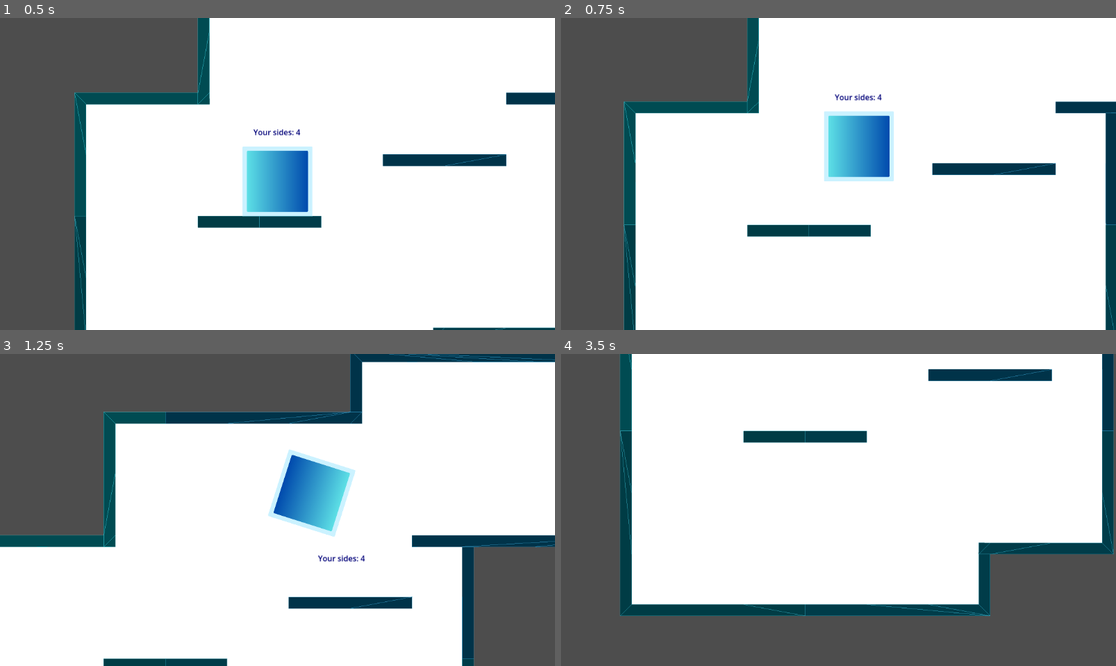
Above: before the commit, frames 1-4 (two rows, left to right).
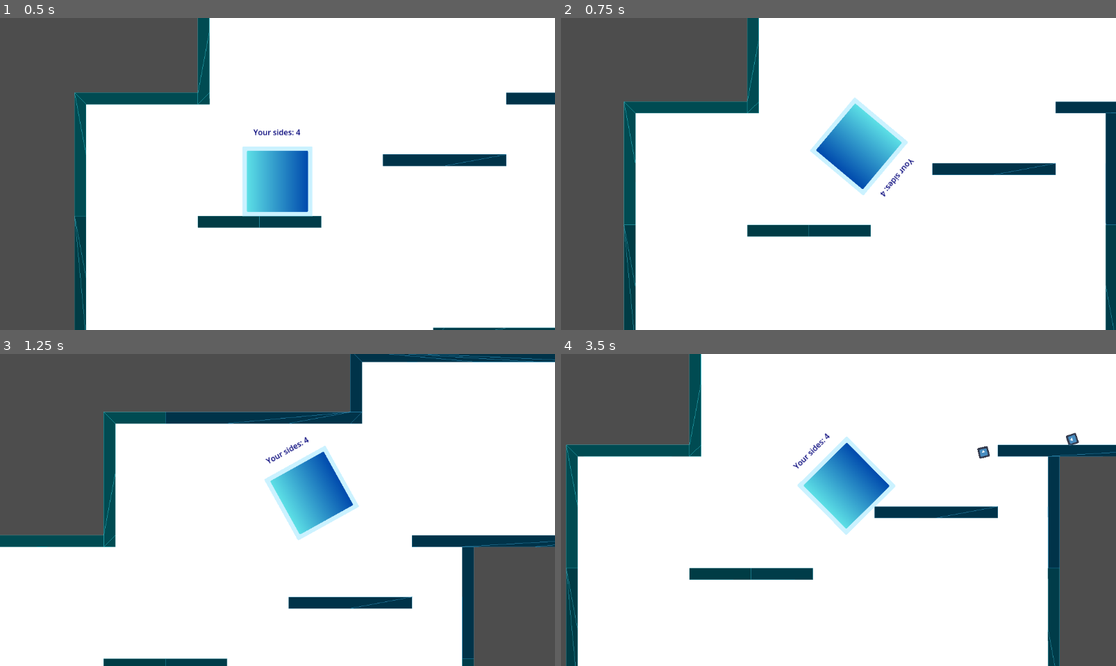
Above: after the commit, the same moments.

Repository: Eldragon126/Shapes
Game: Godot game, scene res://nodes/map.tscn
Two runs of this game, one before a commit and one after it. Both use one fixed random seed, a clock stepped at 60 frames per second and the inputs below. The engine's default icon, where the game draws it, is replaced by a stand-in: a white triangle on a blue panel in a dark square.
Inputs (mouse positions are in pixels of both pictures, inside the frame that each line leads up to):
- Up to frame 1 (0.5 s): no input
- Up to frame 2 (0.75 s): move the mouse to (960, 158) at 0.52 s; hold Right (ui_right) from 0.53 s (still down); tap Space (jump) at 0.6 s
- Up to frame 3 (1.25 s): keep holding Right (ui_right); tap Space (jump) at 0.77, 1.07 s
- Up to frame 4 (3.5 s): move the mouse to (727, 525) at 1.27 s; click (727, 525) at 1.35 s; tap Space (jump) at 1.52, 1.55, 1.82, 2.1, 3.02, 3.05, 3.32 s; move the mouse to (894, 441) at 2.02 s; release Right (ui_right) at 2.03 s; hold Left (ui_left) 2.03-2.78 s; move the mouse to (810, 572) at 2.77 s; hold Right (ui_right) from 2.78 s (still down); click (810, 572) at 2.85 s

Frame 1 is identical in both runs. In frame 2, 3.0% of the frame differs, in the area x 44-64%, y 24-58%; in frame 3, 3.0%; in frame 4, 43%, in the area x 0-100%, y 0-100%.
Error before the commit: Invalid assignment of property or key 'player_ref' with value of type 'previously freed' on a base object of type 'RigidBody2D (lobber_projectile.gd)'. (res://…

Commit message:
Update player.gd

Diff:
--- a/scripts/player.gd
+++ b/scripts/player.gd
@@ -82,15 +82,23 @@
 		velocity.x = move_toward(velocity.x,0,slow_acceleration)
 	else:
 		velocity.x = move_toward(velocity.x,speed* direction, acceleration)
-
-	if !is_on_floor() and Input.is_action_just_pressed("jump"):
+	var has_triggered = false
+	if !is_on_floor() and has_triggered == false:
 		var tween = get_tree().create_tween()
-		tween.tween_property($".", "rotation", 360, 0.5).set_trans(Tween.TRANS_SINE)
-		tween.tween_callback($".".queue_free)
-		var tweenSides = get_tree().create_tween()
-		tweenSides.tween_property($Sides, "rotation", -360, 0.5).set_trans(Tween.TRANS_SINE)
-		tweenSides.tween_callback($Sides.queue_free)
+		if current_sides == 4: tween.tween_property($".", "rotation_degrees", 360 * direction, 0.5).set_trans(Tween.TRANS_LINEAR)
+		else: tween.tween_property($".", "rotation_degrees", -360 * direction, 0.5).set_trans(Tween.TRANS_LINEAR)
+		#var tweenSides = get_tree().create_tween()
+		#if current_sides == 4: tweenSides.tween_property($Sides, "rotation_degrees", -360 * direction, 0.5).set_trans(Tween.TRANS_LINEAR)
+		#aelse: tweenSides.tween_property($Sides, "rotation_degrees", 360 * direction, 0.5).set_trans(Tween.TRANS_LINEAR)
 		print("I'm jumping??")
+		has_triggered = true
+	else:
+		rotation = 0
+		$Sides.rotation = 0
+		if current_sides == 3: extra_jump = true
+		else: pass
+	if !is_on_floor():
+		print("Yay I'm on the floor!")
 	else:
 		rotation = 0
 		$Sides.rotation = 0
